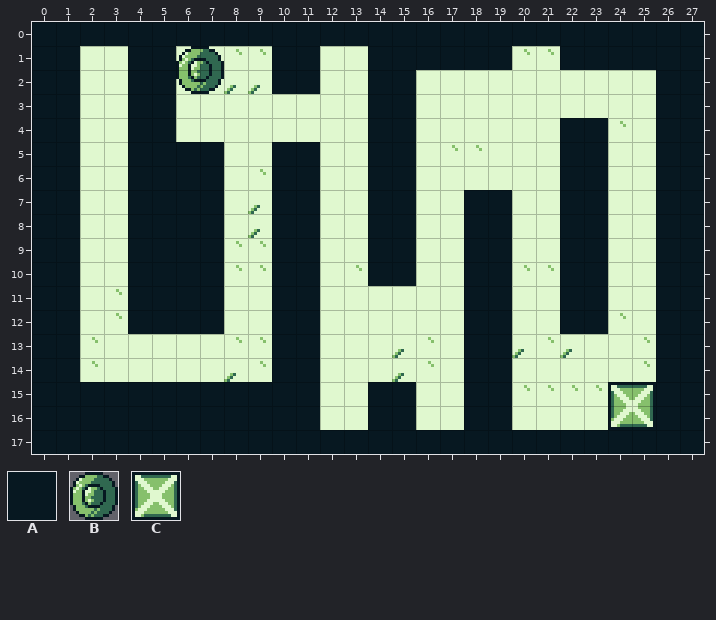
A Tiled map gets an edit: tiled/level 4-4.tmx. The picture above was drawn from the file before the commit.
Cells are 8x8 px. Shown: x 0..27, y 0..17.
Key: from "background_tiles": A 0; from "changing_button": B 0; from "finish_point": C 3.
_ is an empty cell.
Layers that did not change in this view are not listed.
Layer "walls" before, first column x 0:
 0 AAAAAAAAAAAAAAAAAAAAAAAAAAAA
 1 AA__AA____AA__AAAAAA__AAAAAA
 2 AA__AAB___AA__AA__________AA
 3 AA__AA________AA__________AA
 4 AA__AA________AA______AA__AA
 5 AA__AAAA__AA__AA______AA__AA
 6 AA__AAAA__AA__AA______AA__AA
 7 AA__AAAA__AA__AA__AA__AA__AA
 8 AA__AAAA__AA__AA__AA__AA__AA
 9 AA__AAAA__AA__AA__AA__AA__AA
10 AA__AAAA__AA__AA__AA__AA__AA
11 AA__AAAA__AA______AA__AA__AA
12 AA__AAAA__AA______AA__AA__AA
13 AA________AA______AA______AA
14 AA________AA______AA______AA
15 AAAAAAAAAAAA__AA__AA______AA
16 AAAAAAAAAAAA__AA__AA____C_AA
17 AAAAAAAAAAAAAAAAAAAAAAAAAAAA
After the commit:
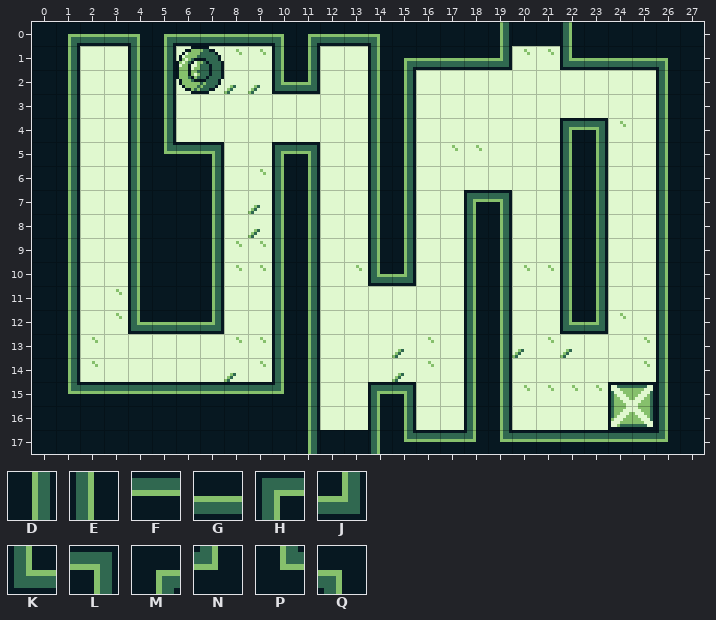
Further tiles: from "background_tiles": D 3, E 3 turned 180, F 3 turned 270, G 3 turned 90, H 6, J 6 turned 180, K 6 turned 270, L 6 turned 90, M 9, N 9 turned 180, P 9 turned 270, Q 9 turned 90.
Difference:
Changed rows in their new state; . is an unchanged cell.
Layer "walls":
first column x 1:
 0 MGGQMGGGGQMGGQ....D..E....
 1 D..ED....ED..EMGGGJ..KGGGQ
 2 D..ED....KJ..ED..........E
 3 D..ED........ED..........E
 4 D..ED........ED......HL..E
 5 D..EPFL..HL..ED......ED..E
 6 D..E..D..ED..ED......ED..E
 7 D..E..D..ED..ED..HL..ED..E
 8 D..E..D..ED..ED..ED..ED..E
 9 D..E..D..ED..ED..ED..ED..E
10 D..E..D..ED..KJ..ED..ED..E
11 D..E..D..ED......ED..ED..E
12 D..KGGJ..ED......ED..KJ..E
13 D........ED......ED......E
14 D........ED......ED......E
15 PFFFFFFFFND..HL..ED......E
16 ..........D..ED..ED......E
17 ..........D..EPFFNPFFFFFFN
Pixel boxes of the changes (left, top, right, bottom) in both pictures:
changed: (68, 22, 668, 454)
